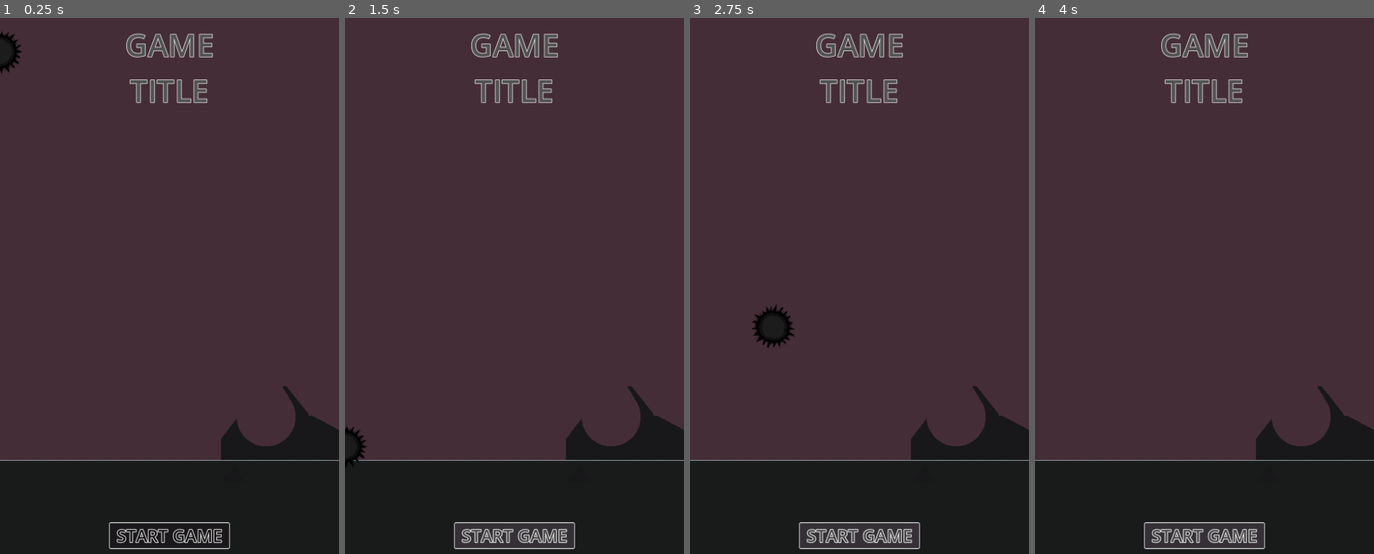
Above: before the commit, frames 1-4 (left to right).
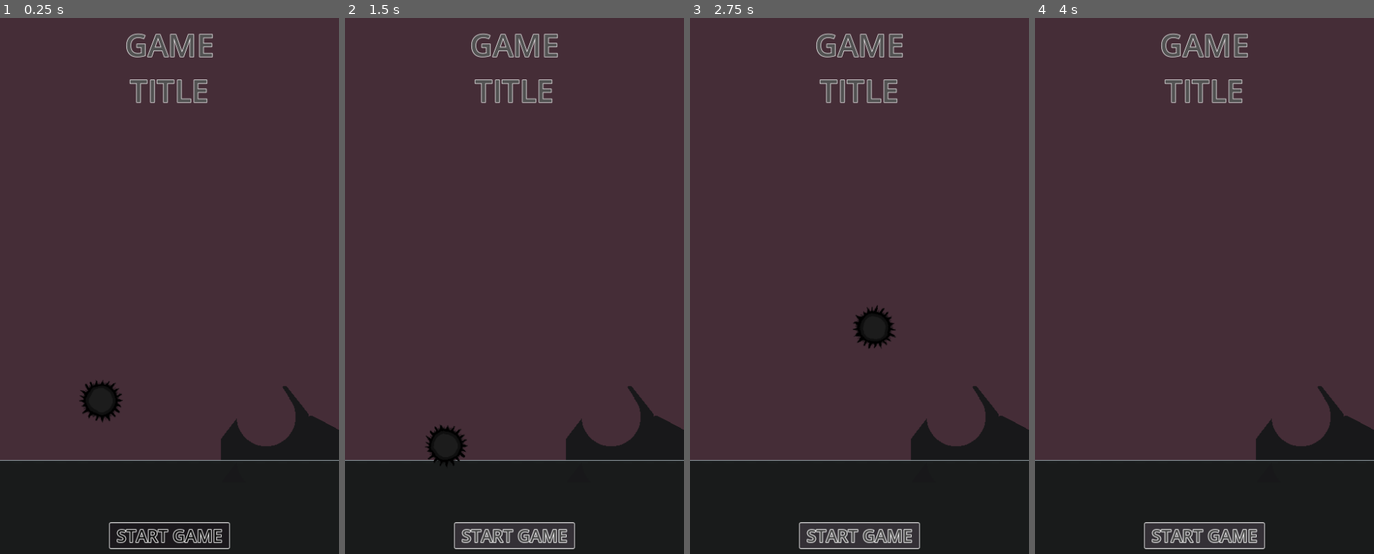
Above: after the commit, the same moments.

Repository: Arctia/42-GameJam
Game: Godot game, scene res://src/UI/title_screen.tscn
The game is run twice, just before and just after one commit, with the same random seed, the same clock (stepped at 60 frames per second) and the same inputs. The project has no main scene, so this scene is started directly.
Inputs:
- Up to frame 1 (0.25 s): no input
- Up to frame 2 (1.5 s): click "START GAME" at 0.5 s; click "START GAME" at 1.25 s
- Up to frame 3 (2.75 s): tap Enter at 2 s; hold Right (move_right) from 2.03 s (still down); tap Space (jump) at 2.27 s
- Up to frame 4 (4 s): tap Space (jump) at 3.02 s; release Right (move_right) at 3.53 s; hold A (move_left) from 3.53 s (still down)

The runs differ from the first frame. In frame 1, 1.0% of the frame differs, in the area x 0-37%, y 2-76%; in frame 2, 0.9%; in frame 3, 1.2%, in the area x 18-61%, y 53-62%; in frame 4, nothing differs.

Commit message:
new tiles

Diff:
--- a/src/UI/title_screen.tscn
+++ b/src/UI/title_screen.tscn
@@ -26,6 +26,7 @@
 layer_0/tile_data = PackedInt32Array(1179661, 983040, 7, 1048588, 917504, 5, 1114124, 917504, 6, 1179660, 917504, 7, 12 …(323 unchanged characters)…
 
 [node name="ash" parent="Node2D" instance=ExtResource("4_pmvk2")]
+position = Vector2(146, 505)
 ACC = 8.0
 
 [node name="Label" type="Label" parent="."]
--- a/src/entities/ash.tscn
+++ b/src/entities/ash.tscn
@@ -31,6 +31,7 @@
 [node name="Sprite2D2" type="Sprite2D" parent="."]
 
 [node name="CollisionShape2D" type="CollisionShape2D" parent="."]
+visible = false
 shape = SubResource("CircleShape2D_hmren")
 
 [node name="AnimationPlayer" type="AnimationPlayer" parent="."]
Binary file changed: assets/tileset/background_00.png
Not shown, changed: assets/tileset/background_00.png.import
